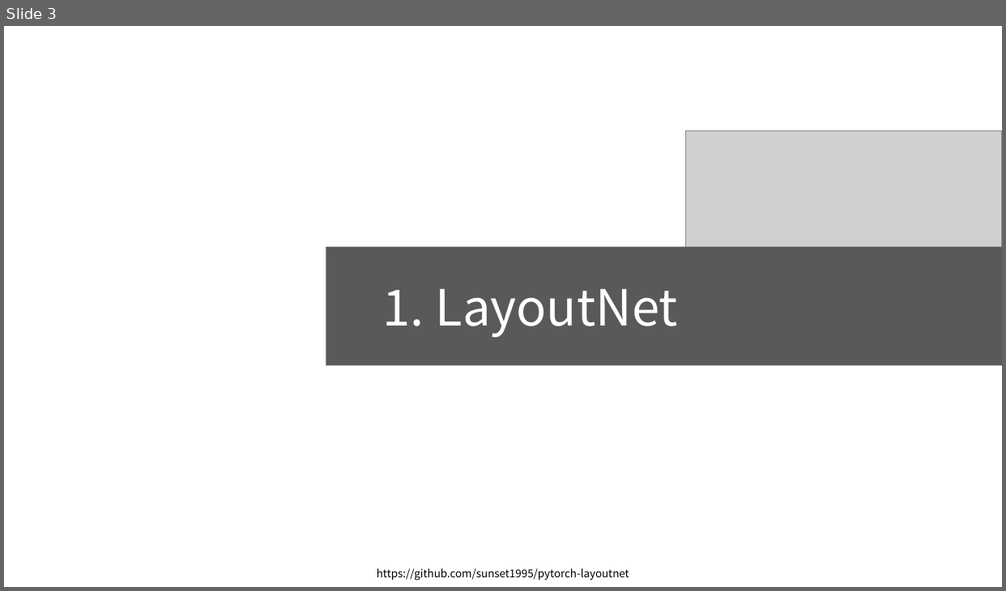
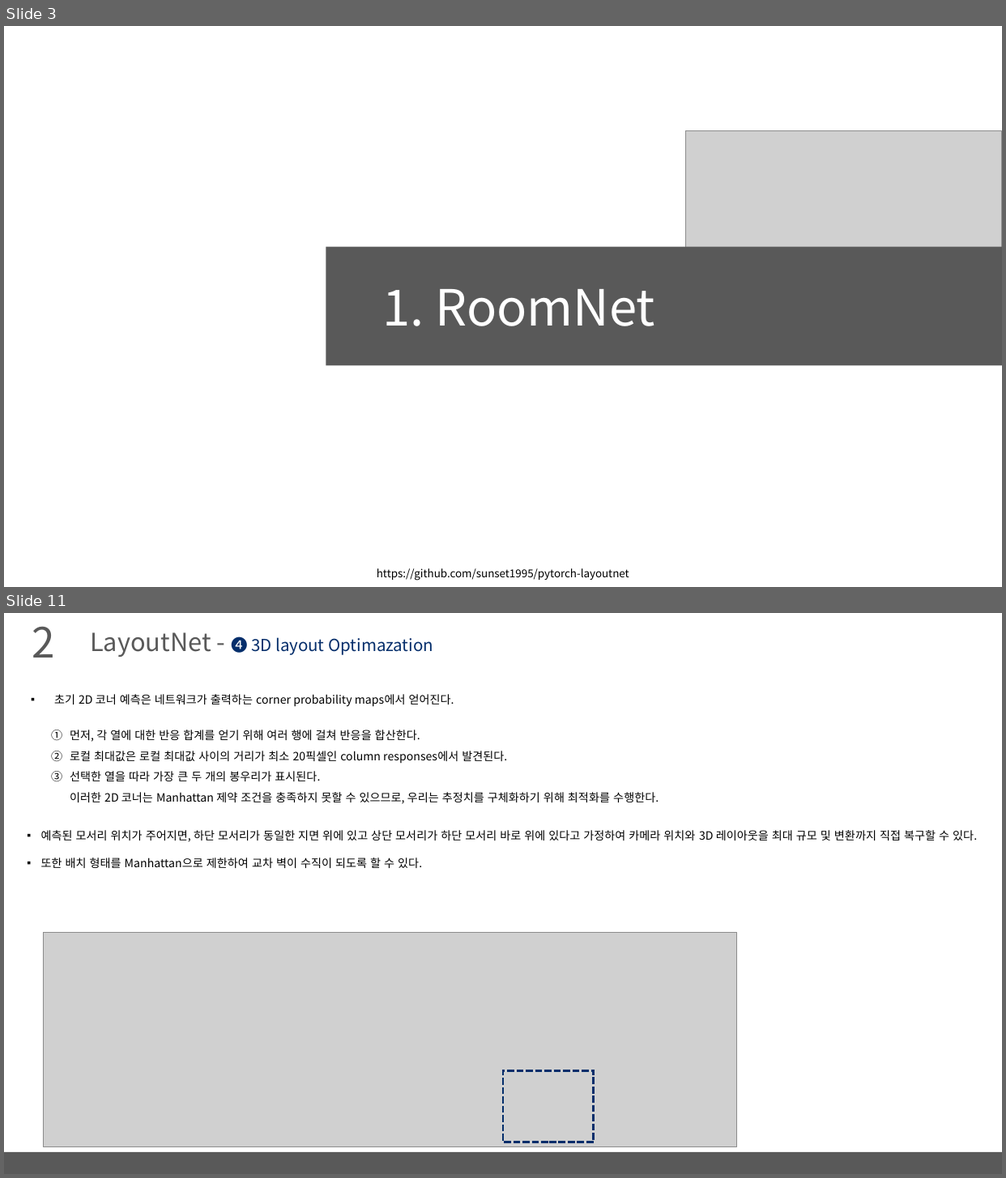
Before and after one commit to arittung/3D_Room_Layout_estimation, a slide deck: LayoutNet-HorizonNet-HoHoNet 정리.pptx. Shown one above the other, each under a label of ours: slide 3 before the commit, slides 3 and 11 after it; the slides between them are not shown. The pictures are 1006x591 and 1006x1178 pixels, drawn with LibreOffice and Linux fonts; fonts in the diff are those of the drawing; grey boxes stand for pictures. Boxes give left, top, right and bottom in pixels: in the first picture for what was removed or moved away, otherwise in the second. Text is boxed around its words. In the diff, an @@ line names an element or a change of style, - is before the commit and + after.

Commit message:
add layoutnet 정리

```diff
--- a/LayoutNet-HorizonNet-HoHoNet 정리.pptx
+++ b/LayoutNet-HorizonNet-HoHoNet 정리.pptx
@@ slide 11 added at bbox=[4, 613, 1002, 1174], background #FFFFFF @@
@@ text added at bbox=[32, 626, 55, 658], 40 pt, text #595959 @@
+2
@@ text added at bbox=[90, 632, 433, 657], 16 pt, text #052E6B @@
+LayoutNet - ❹ 3D layout Optimazation
@@ text added at bbox=[54, 694, 454, 707], 11 pt, text #000000 @@
+▪ 초기 2D 코너 예측은 네트워크가 출력하는 corner probability maps에서 얻어진다.
@@ text added at bbox=[70, 730, 658, 804], 11 pt, text #000000 @@
+1. 먼저, 각 열에 대한 반응 합계를 얻기 위해 여러 행에 걸쳐 반응을 합산한다.
+2. 로컬 최대값은 로컬 최대값 사이의 거리가 최소 20픽셀인 column responses에서 발견된다.
+3. 선택한 열을 따라 가장 큰 두 개의 봉우리가 표시된다.
+   이러한 2D 코너는 Manhattan 제약 조건을 충족하지 못할 수 있으므로, 우리는 추정치를 구체화하기 위해 최적화를 수행한다.
@@ text added at bbox=[41, 830, 977, 868], 11 pt, text #000000 @@
+▪ 예측된 모서리 위치가 주어지면, 하단 모서리가 동일한 지면 위에 있고 상단 모서리가 하단 모서리 바로 위에 있다고 가정하여 카메라 위치와 3D 레이아웃을 최대 규모 및 변환까지 직접 복구할 수 있다.
+▪ 또한 배치 형태를 Manhattan으로 제한하여 교차 벽이 수직이 되도록 할 수 있다.
@@ picture added at bbox=[44, 933, 736, 1148] @@
@@ rectangle added at bbox=[503, 1071, 594, 1143], outline #052E6B 2.25 pt dashed @@
@@ rectangle added at bbox=[4, 1152, 1002, 1174], fill #595959 @@
@@ slide 3 changed as well @@
@@ text at bbox=[383, 289, 655, 327]: text changed @@
-1. LayoutNet
+1. RoomNet
```
Also in this commit, not shown: 15 other slides changed, 11 other slides added, 2 other files.
